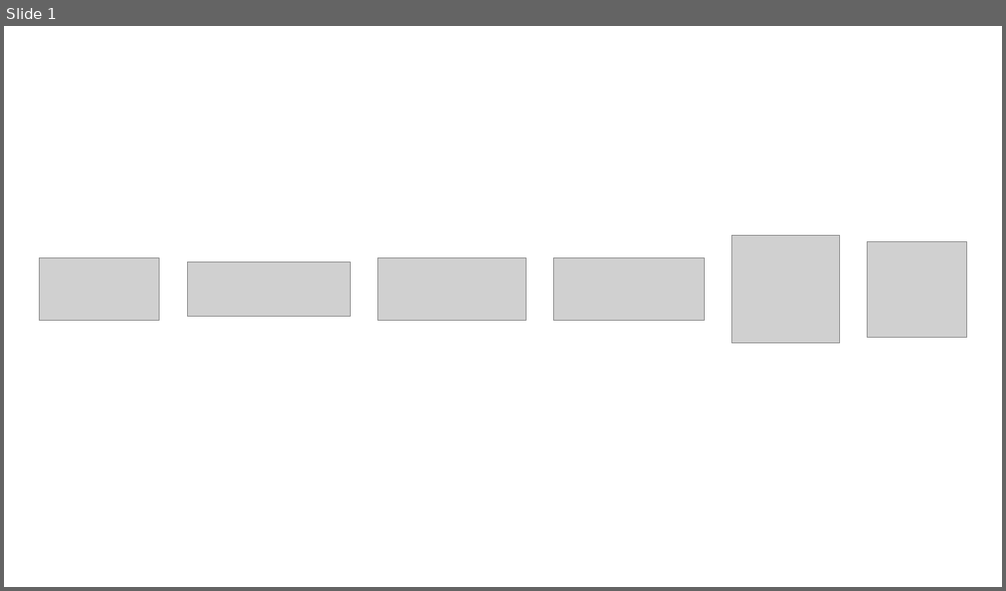
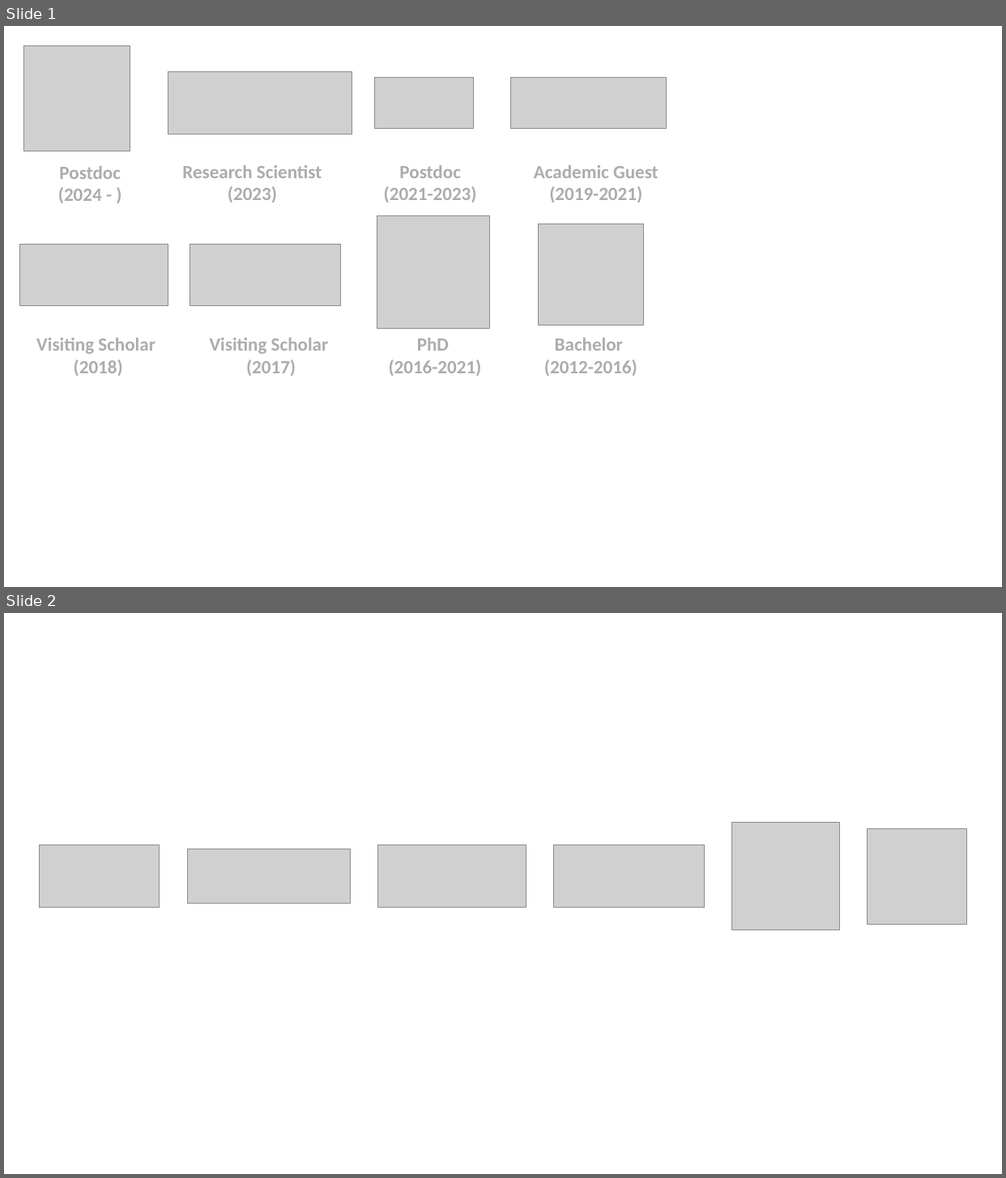
Before and after one commit to XingxingZuo/XingxingZuo.github.io, a slide deck: assets/img/affiliations/compound_logo.pptx. Shown one above the other, each under a label of ours: slide 1 before the commit, slides 1 and 2 after it. The pictures are 1006x591 and 1006x1178 pixels, drawn with LibreOffice and Linux fonts; fonts in the diff are those of the drawing; grey boxes stand for pictures. Boxes give left, top, right and bottom in pixels: in the first picture for what was removed or moved away, otherwise in the second. Text is boxed around its words. In the diff, an @@ line names an element or a change of style, - is before the commit and + after.

```diff
--- a/assets/img/affiliations/compound_logo.pptx
+++ b/assets/img/affiliations/compound_logo.pptx
@@ slide 1 added at bbox=[4, 26, 1002, 587], background #FFFFFF @@
@@ picture added at bbox=[24, 46, 130, 152] @@
@@ picture added at bbox=[168, 71, 352, 134] @@
@@ picture added at bbox=[374, 78, 473, 130] @@
@@ picture added at bbox=[511, 78, 667, 130] @@
@@ text added at bbox=[58, 166, 120, 203], 18 pt, text #AFABAB, bold @@
+Postdoc
+(2024 - )
@@ text added at bbox=[182, 165, 322, 203], 18 pt, text #AFABAB, bold @@
+Research Scientist
+(2023)
@@ text added at bbox=[384, 165, 477, 203], 18 pt, text #AFABAB, bold @@
+Postdoc
+(2021-2023)
@@ text added at bbox=[534, 165, 658, 203], 18 pt, text #AFABAB, bold @@
+Academic Guest
+(2019-2021)
@@ picture added at bbox=[377, 216, 490, 329] @@
@@ picture added at bbox=[19, 244, 168, 306] @@
@@ picture added at bbox=[189, 244, 341, 306] @@
@@ picture added at bbox=[539, 224, 644, 326] @@
@@ text added at bbox=[36, 338, 155, 376], 18 pt, text #AFABAB, bold @@
+Visiting Scholar
+(2018)
@@ text added at bbox=[210, 338, 329, 376], 18 pt, text #AFABAB, bold @@
+Visiting Scholar
+(2017)
@@ text added at bbox=[389, 338, 482, 376], 18 pt, text #AFABAB, bold @@
+PhD
+(2016-2021)
@@ text added at bbox=[544, 338, 637, 376], 18 pt, text #AFABAB, bold @@
+Bachelor
+(2012-2016)
@@ what was slide 1 is now slide 2 @@
```
Also in this commit, not shown: 5 other files.
